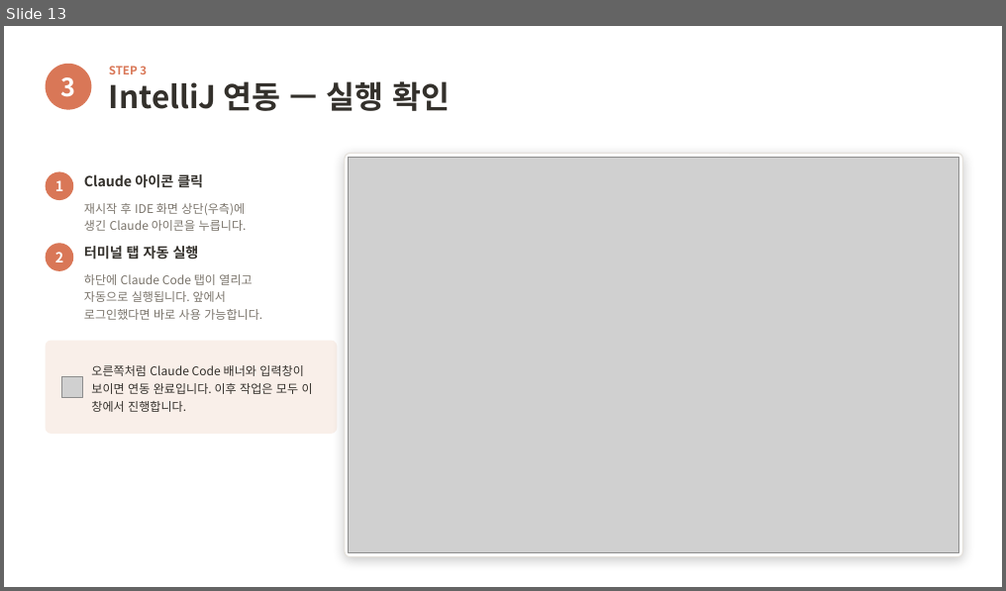
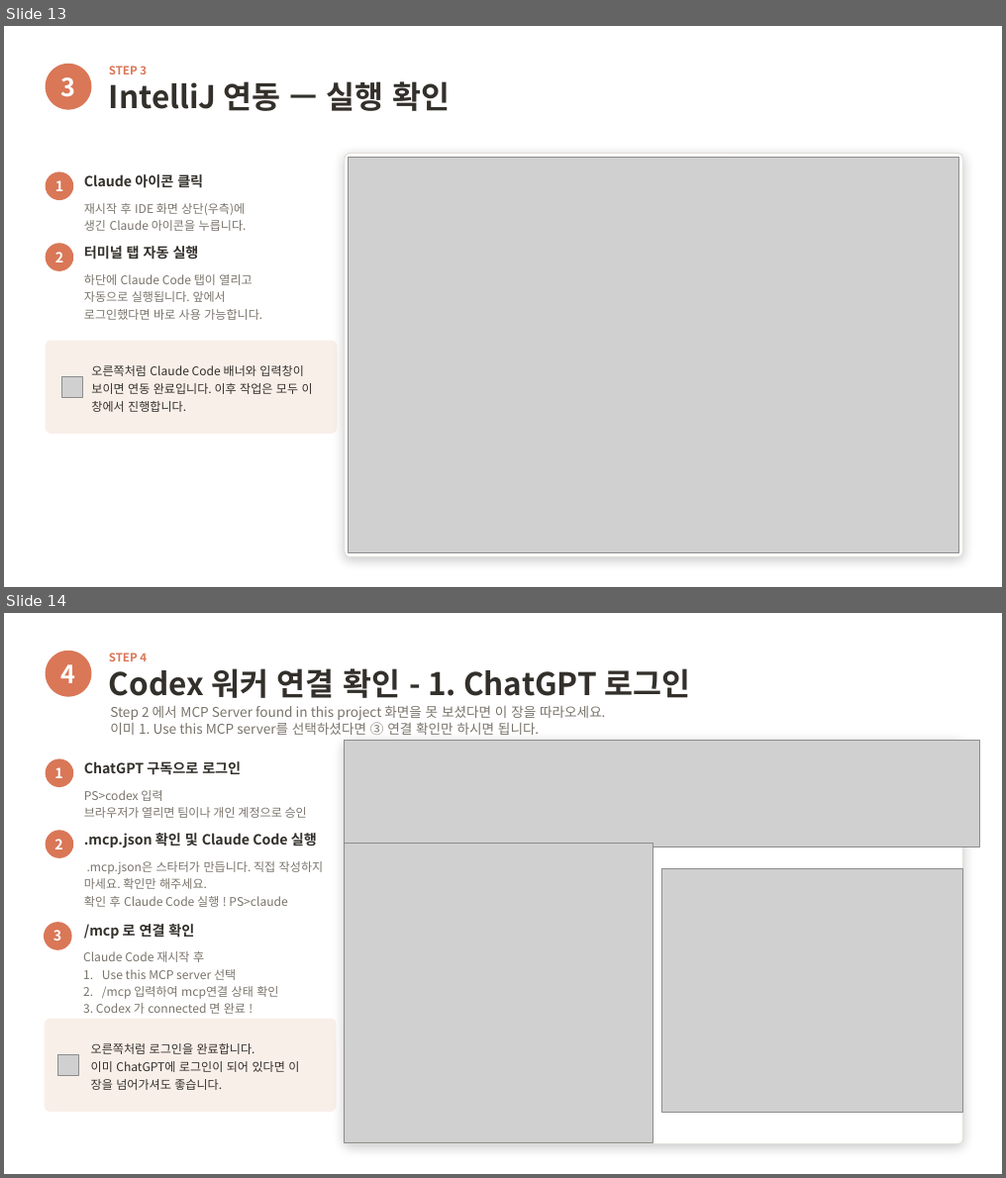
Before and after one commit to 313DEVGRP/Java-Service-Tree-Framework, a slide deck: Multi_Sub_Agent_USE_Manual_v1.0.pptx. Shown one above the other, each under a label of ours: slide 13 before the commit, slides 13 and 14 after it. The pictures are 1006x591 and 1006x1178 pixels, drawn with LibreOffice and Linux fonts; fonts in the diff are those of the drawing; grey boxes stand for pictures. Boxes give left, top, right and bottom in pixels: in the first picture for what was removed or moved away, otherwise in the second. Text is boxed around its words. In the diff, an @@ line names an element or a change of style, - is before the commit and + after.

```diff
--- a/Multi_Sub_Agent_USE_Manual_v1.0.pptx
+++ b/Multi_Sub_Agent_USE_Manual_v1.0.pptx
@@ slide 14 added at <box>4,613,1002,1174</box>, background #FFFFFF @@
@@ ellipse added at <box>46,651,91,697</box>, fill #D97757 @@
@@ text added at <box>61,664,76,683</box>, 24 pt, text #FFFFFF, bold @@
+4
@@ text added at <box>109,653,690,698</box>, 30 pt, text #33302B, bold @@
+STEP 4
+Codex 워커 연결 확인 - 1. ChatGPT 로그인
@@ text added at <box>110,705,605,735</box>, 13 pt, text #7A746B @@
+Step 2 에서 MCP Server found in this project 화면을 못 보셨다면 이 장을 따라오세요.
+이미 1. Use this MCP server를 선택하셨다면 ③ 연결 확인만 하시면 됩니다.
@@ ellipse added at <box>46,759,73,787</box>, fill #D97757 @@
@@ rounded rectangle added at <box>345,741,963,1145</box>, fill #FFFFFF, outline #E4E0DA 1 pt @@
@@ picture added at <box>345,741,980,848</box> @@
@@ text added at <box>54,767,62,778</box>, 13.5 pt, text #FFFFFF, bold @@
+1
@@ text added at <box>84,761,241,775</box>, 13.5 pt, text #33302B, bold @@
+ChatGPT 구독으로 로그인
@@ text added at <box>84,790,307,818</box>, 11.5 pt, text #7A746B @@
+PS>codex 입력
+브라우저가 열리면 팀이나 개인 계정으로 승인
@@ ellipse added at <box>46,830,73,859</box>, fill #D97757 @@
@@ text added at <box>54,839,62,850</box>, 13.5 pt, text #FFFFFF, bold @@
+2
@@ text added at <box>84,833,317,848</box>, 13.5 pt, text #33302B, bold @@
+.mcp.json 확인 및 Claude Code 실행
@@ picture added at <box>345,844,653,1143</box> @@
@@ text added at <box>84,861,324,907</box>, 11.5 pt, text #7A746B @@
+.mcp.json은 스타터가 만듭니다. 직접 작성하지 마세요. 확인만 해주세요.
+확인 후 Claude Code 실행 ! PS>claude
@@ picture added at <box>662,869,963,1112</box> @@
@@ ellipse added at <box>44,922,72,951</box>, fill #D97757 @@
@@ text added at <box>54,930,61,941</box>, 13.5 pt, text #FFFFFF, bold @@
+3
@@ text added at <box>84,924,194,939</box>, 13.5 pt, text #33302B, bold @@
+/mcp 로 연결 확인
@@ text added at <box>83,952,278,1014</box>, 11.5 pt, text #7A746B @@
+Claude Code 재시작 후
+1. Use this MCP server 선택
+2. /mcp 입력하여 mcp연결 상태 확인
+3. Codex 가 connected 면 완료 !
@@ rounded rectangle added at <box>45,1019,337,1112</box>, fill #F9EFE9 @@
@@ picture added at <box>57,1055,79,1075</box> @@
@@ text added at <box>91,1044,299,1090</box>, 11.5 pt, text #33302B @@
+오른쪽처럼 로그인을 완료합니다.
+이미 ChatGPT에 로그인이 되어 있다면 이 장을 넘어가셔도 좋습니다.
```
Also in this commit, not shown: 7 slides changed, 3 other slides added.
